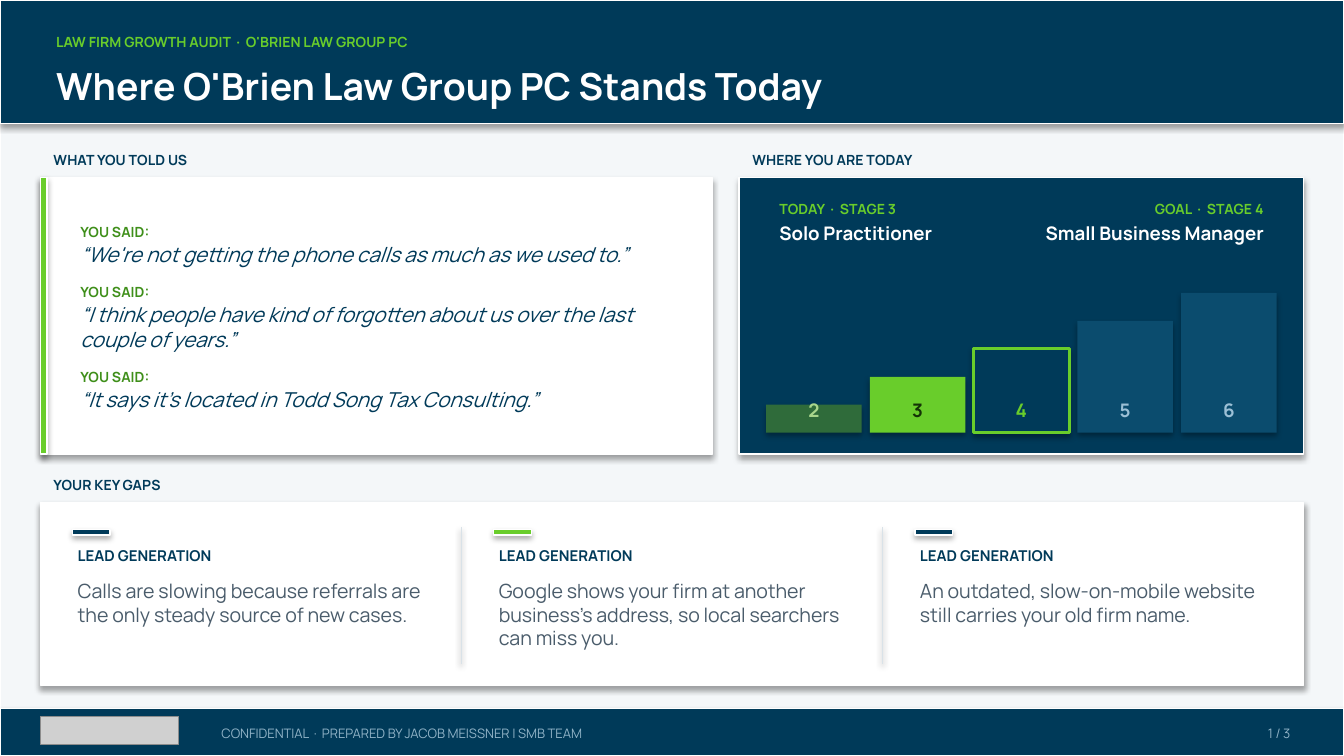
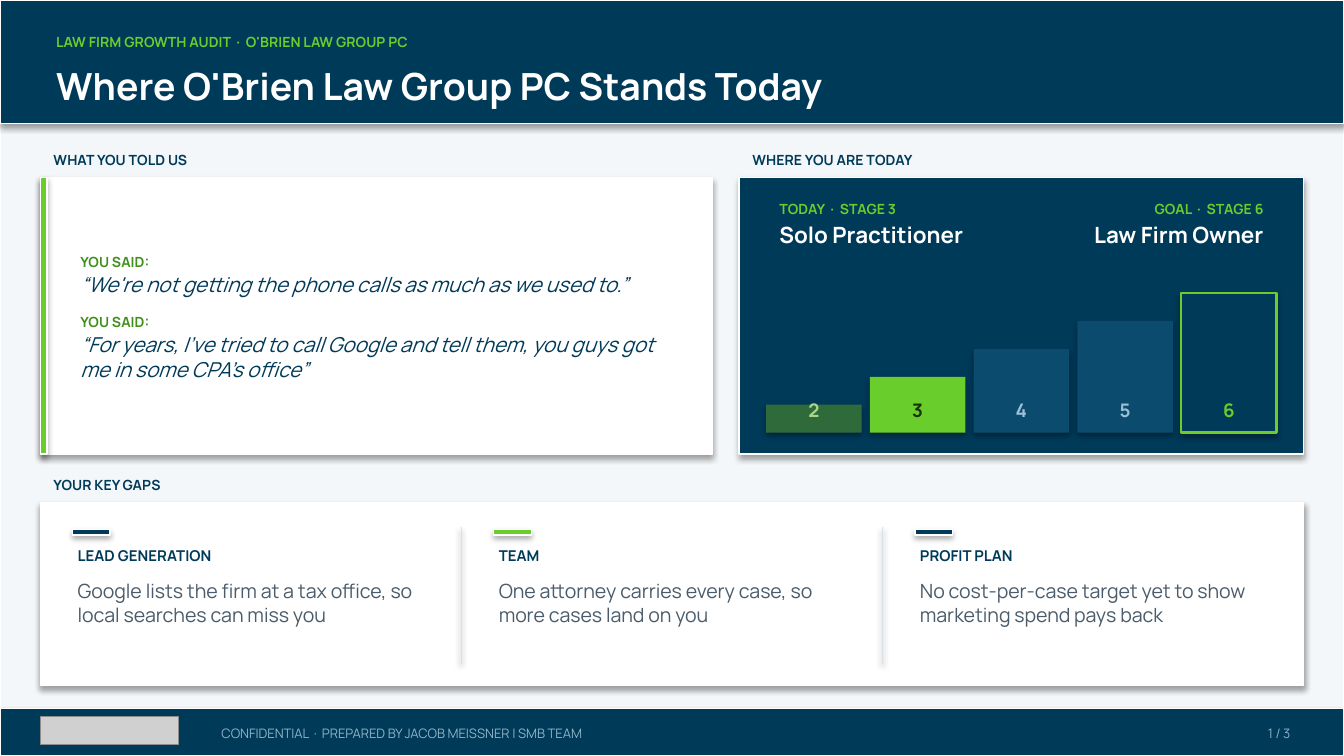
Before and after one commit to SMB-Team-Technology/workwith-smbteam, a slide deck: slide 1 of obrien/ObrienLawGroupPC_November42026_Proposal.pptx. Drawn at 1344x756 pixels with LibreOffice and Linux fonts; fonts in the diff are those of the drawing; grey boxes stand for pictures. Boxes give left, top, right and bottom in pixels: in the first picture for what was removed or moved away, otherwise in the second. Text is boxed around its words. In the diff, an @@ line names an element or a change of style, - is before the commit and + after.

```diff
--- a/obrien/ObrienLawGroupPC_November42026_Proposal.pptx
+++ b/obrien/ObrienLawGroupPC_November42026_Proposal.pptx
@@ text at bbox=[1155, 204, 1264, 214]: text changed @@
-GOAL · STAGE 4
+GOAL · STAGE 6
@@ text "Solo Practitioner" at bbox=[779, 226, 963, 244]: size 10 to 12 pt @@
@@ text at bbox=[1094, 226, 1263, 244]: text changed; size 10 to 12 pt @@
-Small Business Manager
+Law Firm Owner
@@ rectangle at bbox=[1181, 293, 1277, 433]: fill #0B4C6E to #003A59; outline none to #69CD2B 1.5 pt @@
@@ text at bbox=[80, 337, 654, 378]: text changed @@
-“I think people have kind of forgotten about us over the last couple of years.”
-YOU SAID:
-“It says it's located in Todd Song Tax Consulting.”
+“For years, I've tried to call Google and tell them, you guys got me in some CPA's office”
@@ rectangle at bbox=[973, 349, 1068, 433]: fill #003A59 to #0B4C6E; outline #69CD2B 1.5 pt to none @@
@@ text "4" at bbox=[1016, 403, 1027, 417]: text colour #69CD2B to #9CC0D6 @@
@@ text "6" at bbox=[1223, 403, 1235, 417]: text colour #9CC0D6 to #69CD2B @@
@@ text at bbox=[499, 550, 540, 561]: text changed @@
-LEAD GENERATION
+TEAM
@@ text at bbox=[920, 550, 1012, 562]: text changed @@
-LEAD GENERATION
+PROFIT PLAN
@@ text at bbox=[78, 583, 413, 627]: text changed @@
-Calls are slowing because referrals are the only steady source of new cases.
+Google lists the firm at a tax office, so local searches can miss you
@@ text at bbox=[499, 583, 813, 627]: text changed @@
-Google shows your firm at another business's address, so local searchers can miss you.
+One attorney carries every case, so more cases land on you
@@ text at bbox=[920, 584, 1245, 627]: text changed @@
-An outdated, slow-on-mobile website still carries your old firm name.
+No cost-per-case target yet to show marketing spend pays back
```
Also in this commit, not shown: 2 other slides changed, 1 other file.
